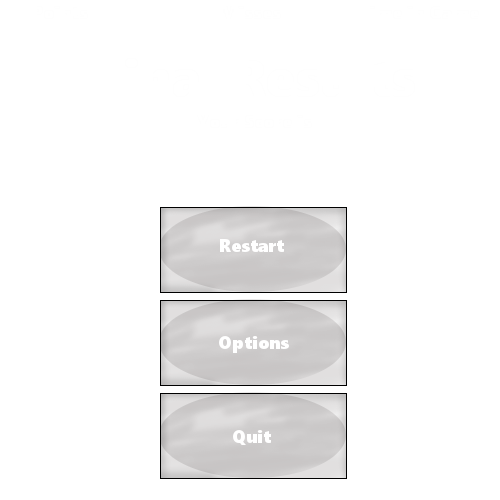
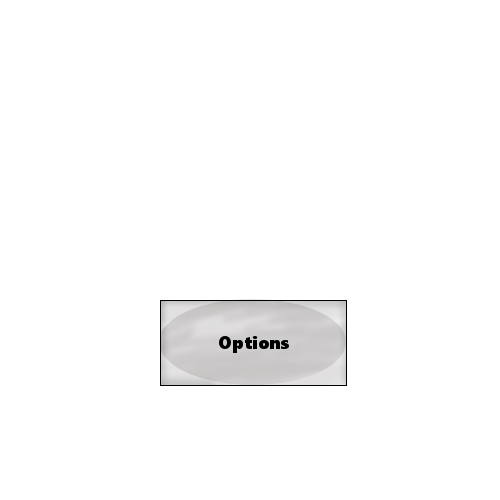
Layers edited between the first and the second 500×500 image:
renamed "Restart" to "Start Game", hid it, painted on it over (203, 239, 301, 252)
renamed "Quit" to "Exit", hid it, painted on it over (233, 430, 271, 445)
painted on "Options" over (219, 336, 289, 353)
hid "button copy #1" over (160, 392, 347, 479)
hid "button" over (160, 206, 347, 293)
